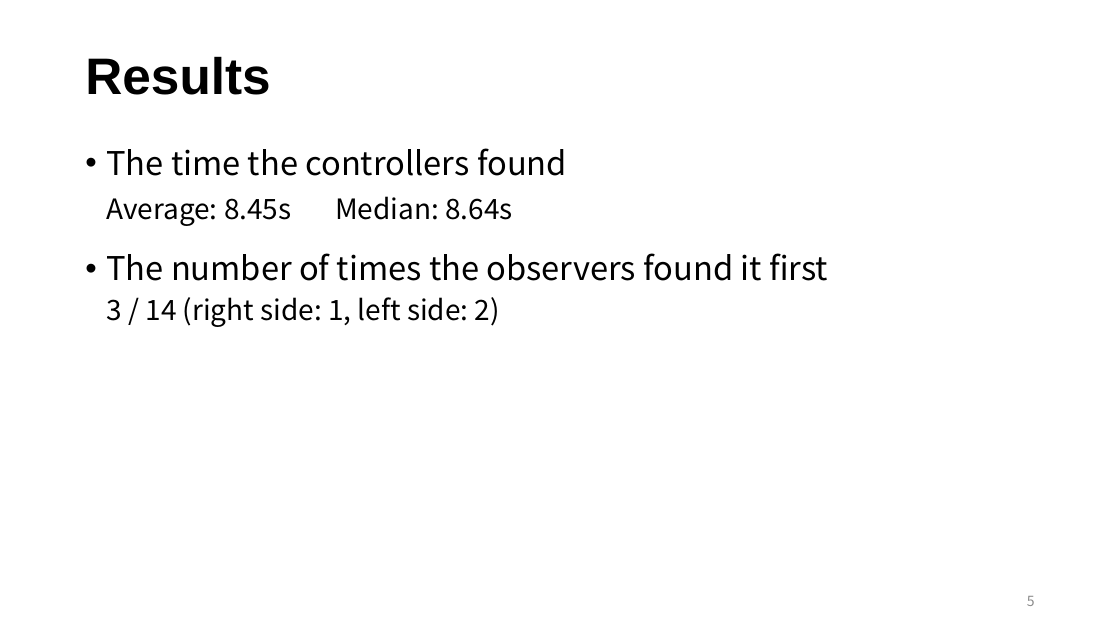
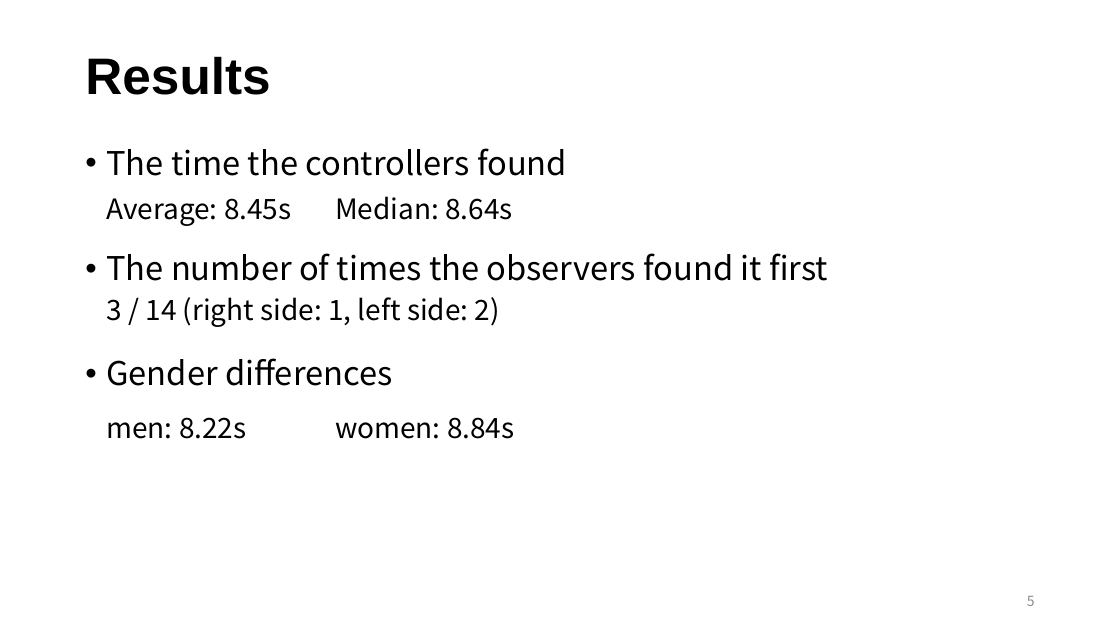
Before and after one commit to reimiogi/EnglishReport, a slide deck: slide 6 of english_mid.pptx. Drawn at 1120x630 pixels with LibreOffice and Linux fonts; fonts in the diff are those of the drawing. Boxes give left, top, right and bottom in pixels: in the first picture for what was removed or moved away, otherwise in the second. Text is boxed around its words. In the diff, an @@ line names an element or a change of style, - is before the commit and + after.

```diff
--- a/english_mid.pptx
+++ b/english_mid.pptx
@@ text added at bbox=[106, 358, 392, 386], 28 pt, text #000000 @@
+• Gender differences
@@ text added at bbox=[106, 417, 247, 439], 24 pt, text #000000 @@
+men: 8.22s
@@ text added at bbox=[335, 417, 515, 439], 24 pt, text #000000 @@
+women: 8.84s
```
Also in this commit, not shown: 1 other slide changed, 2 slides added, 1 slide removed.
